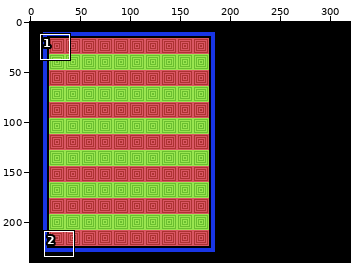
Two versions of one pixel-art file, src/game/tetris/assets/layout-ideia.aseprite. The first picture is a wide view before the edit; the outline marks the close-up.
Close-up. As it was:
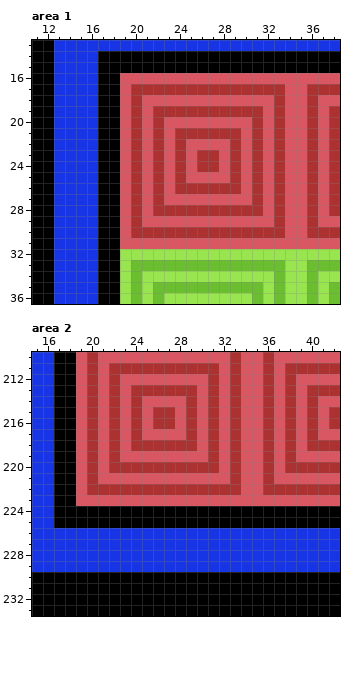
320x240 pixels, 1 frame. Shown: area 1: x 11..38, y 13..36; area 2: x 15..42, y 210..233.
After the commit:
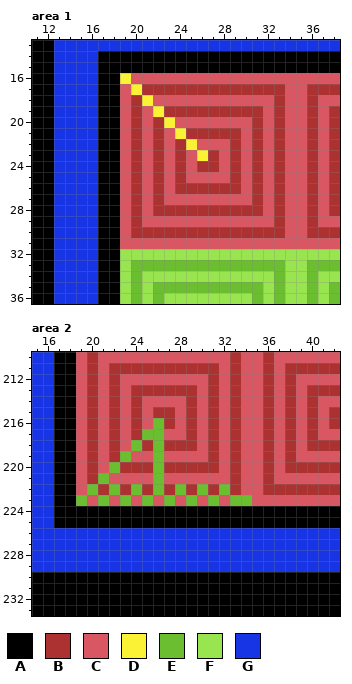
Palette (. is transparent): A #000000  B #ac3232  C #d95763  D #fbf236  E #6abe30  F #99e550  G #1835e5
The edit:
--- area 1
@@ x 17..28 @@
 15 AAAAAAAAAAAA
-16 AACCCCCCCCCC
-17 AACBBBBBBBBB
-18 AACBCCCCCCCC
-19 AACBCBBBBBBB
-20 AACBCBCCCCCC
-21 AACBCBCBBBBB
-22 AACBCBCBCCCC
-23 AACBCBCBCBBC
+16 AADCCCCCCCCC
+17 AACDBBBBBBBB
+18 AACBDCCCCCCC
+19 AACBCDBBBBBB
+20 AACBCBDCCCCC
+21 AACBCBCDBBBB
+22 AACBCBCBDCCC
+23 AACBCBCBCDBC
 24 AACBCBCBCBBC
--- area 2
@@ x 15..42 @@
 215 GGAACBCBCBCBBCBCBCBCCBCBCBCB
-216 GGAACBCBCBCBBCBCBCBCCBCBCBCB
-217 GGAACBCBCBCCCCBCBCBCCBCBCBCC
-218 GGAACBCBCBBBBBBCBCBCCBCBCBBB
-219 GGAACBCBCCCCCCCCBCBCCBCBCCCC
-220 GGAACBCBBBBBBBBBBCBCCBCBBBBB
-221 GGAACBCCCCCCCCCCCCBCCBCCCCCC
-222 GGAACBBBBBBBBBBBBBBCCBBBBBBB
-223 GGAACCCCCCCCCCCCCCCCCCCCCCCC
+216 GGAACBCBCBCEBCBCBCBCCBCBCBCB
+217 GGAACBCBCBEECCBCBCBCCBCBCBCC
+218 GGAACBCBCEBEBBBCBCBCCBCBCBBB
+219 GGAACBCBECCECCCCBCBCCBCBCCCC
+220 GGAACBCEBBBEBBBBBCBCCBCBBBBB
+221 GGAACBECCCCECCCCCCBCCBCCCCCC
+222 GGAACEBEBEBEBEBEBEBCCBBBBBBB
+223 GGAAECECECECECECECEECCCCCCCC
 224 GGAAAAAAAAAAAAAAAAAAAAAAAAAA
Pixel boxes of the changes (left, top, right, bottom) in both close-ups:
changed: (120, 73, 208, 161)
changed: (76, 418, 252, 506)
